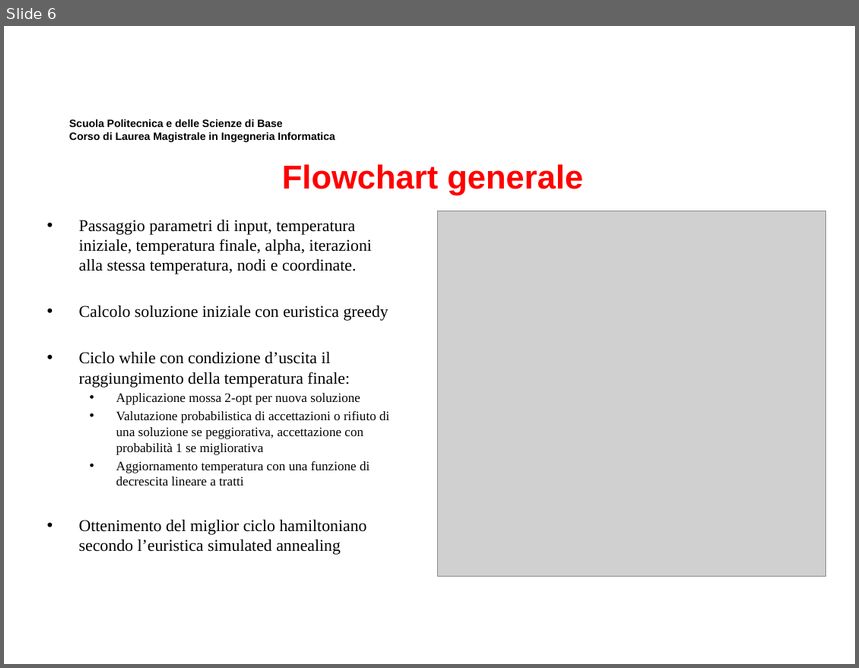
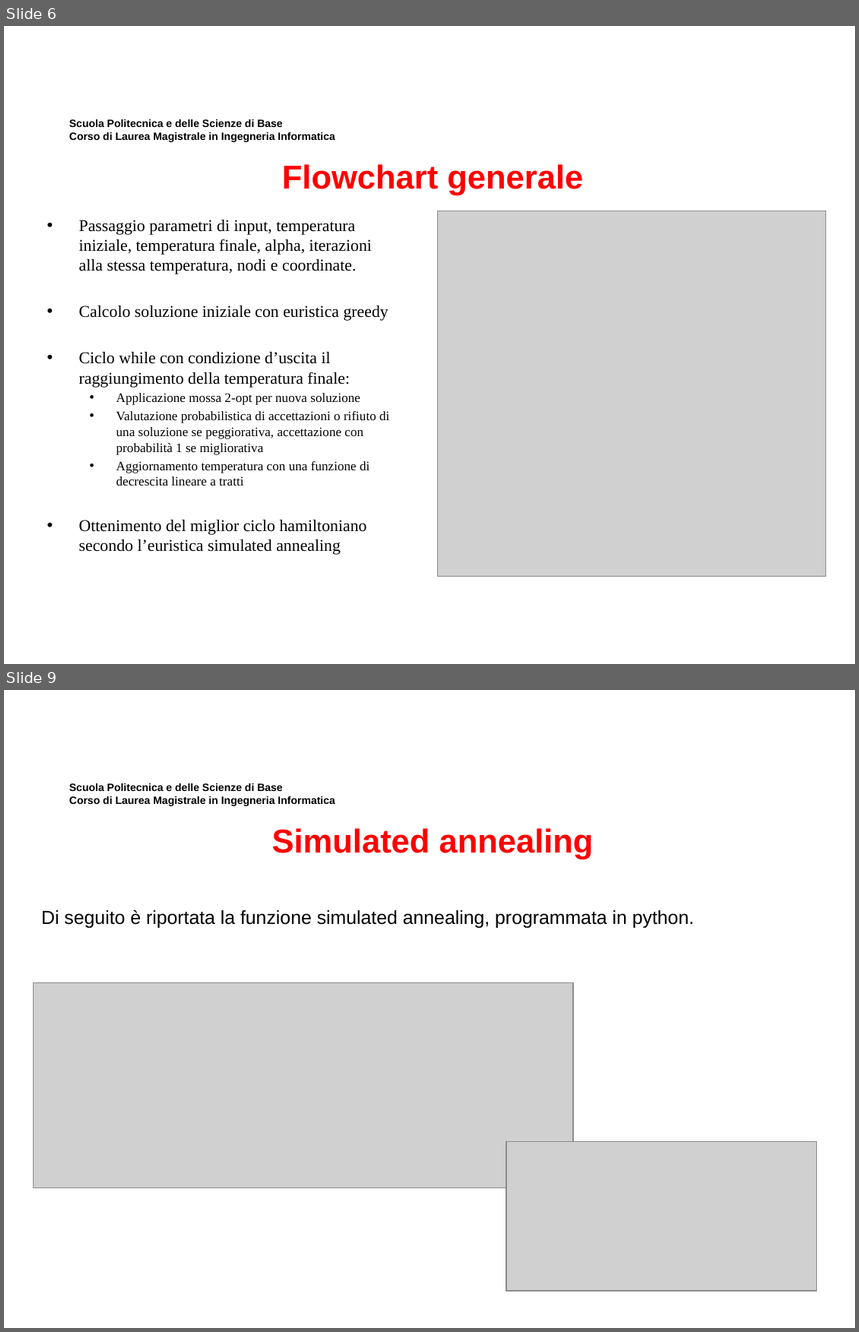
Before and after one commit to MicheleMaresca98/TSP-SimulatedAnnealing, a slide deck: Presentazione Elaborato Ricerca Operativa.pptx. Shown one above the other, each under a label of ours: slide 6 before the commit, slides 6 and 9 after it; the slides between them are not shown. The pictures are 859x668 and 859x1332 pixels, drawn with LibreOffice and Linux fonts; fonts in the diff are those of the drawing; grey boxes stand for pictures; background and template pictures are left out. Boxes give left, top, right and bottom in pixels: in the first picture for what was removed or moved away, otherwise in the second. Text is boxed around its words. In the diff, an @@ line names an element or a change of style, - is before the commit and + after.

```diff
--- a/Presentazione Elaborato Ricerca Operativa.pptx
+++ b/Presentazione Elaborato Ricerca Operativa.pptx
@@ slide 9 added at <box>4,690,855,1328</box>, background #FFFFFF; not listed: 1 template element that a slide beside it also shows @@
@@ text added at <box>272,828,594,859</box>, 28 pt, text #FF0000, bold @@
+Simulated annealing
@@ text added at <box>41,910,694,928</box>, 16 pt, text #000000 @@
+Di seguito è riportata la funzione simulated annealing, programmata in python.
@@ picture added at <box>33,983,573,1189</box> @@
@@ picture added at <box>506,1142,817,1291</box> @@
```
Also in this commit, not shown: 15 other slides added, 21 slides removed, 9 other files.
